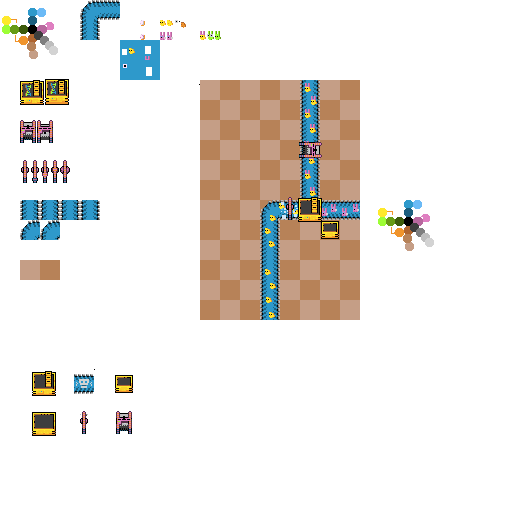
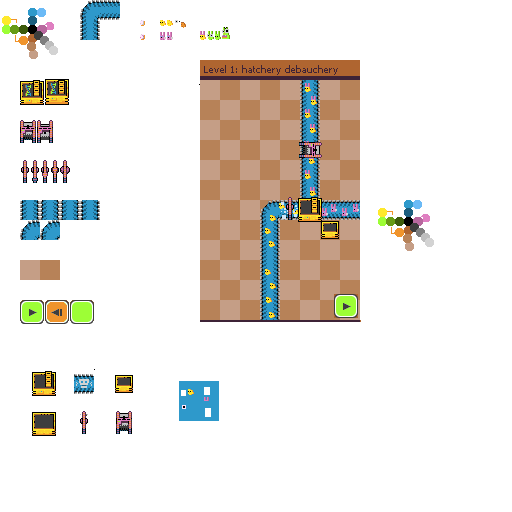
Revision of a layered 512 × 512 image; what changed, layer by layer:
added layer "Level 1: hatchery debauchery" above "Background" over [204, 65, 338, 75]
painted on "Background" over [20, 27, 361, 421]
